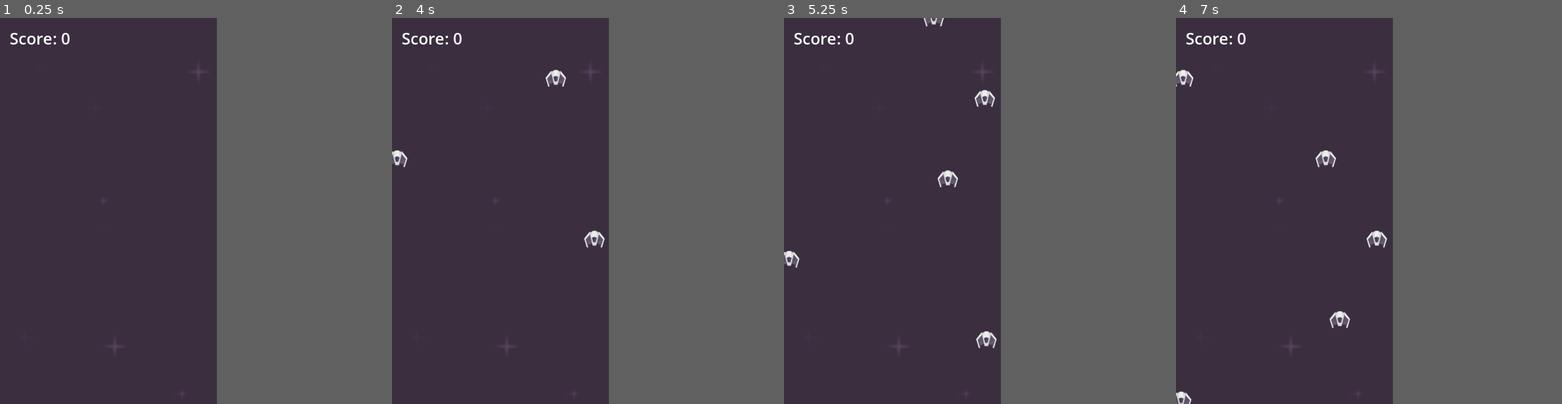
Above: before the commit, frames 1-4 (left to right).
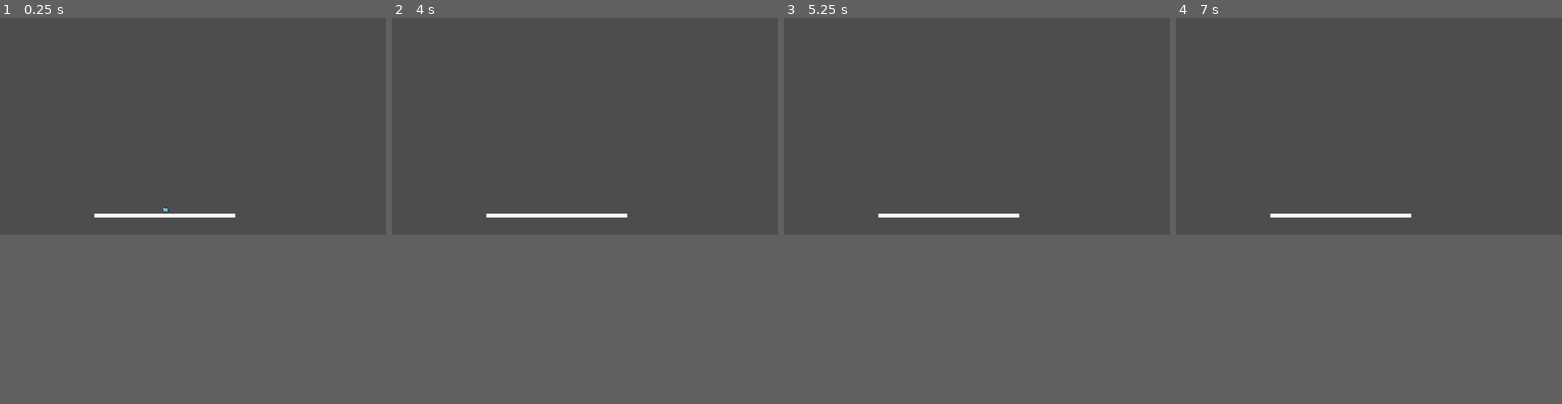
Above: after the commit, the same moments.

Repository: Doomn00b/Kewb
Game: Godot game, scene res://scenes/KewbTest1.tscn
Same seed, same stepped clock (60 frames per second), same inputs: the game is played once before the commit and once after it. Before the commit the project starts from res://scenes/Test.tscn.
Inputs (mouse positions are in pixels of both pictures, inside the frame that each line leads up to):
- Up to frame 1 (0.25 s): no input
- Up to frame 2 (4 s): tap Enter (ui_accept) at 0.5, 1.55, 2.1 s; move the mouse to (546, 191) at 0.52 s; hold X (charge) 0.53-1.28 s; hold Right (move_forward) 0.53-2.03 s; click (546, 191) at 0.6 s; tap Space (jump) at 0.77, 1.07, 1.52, 1.82, 2.3, 2.85, 3.02, 3.32, 3.77 s; move the mouse to (457, 230) at 1.27 s; tap X (charge) at 1.35 s; move the mouse to (523, 126) at 2.02 s; hold Left (move_back) 2.03-2.78 s; move the mouse to (488, 288) at 2.77 s; hold Right (move_forward) from 2.78 s (still down); click (488, 288) at 3.05 s; move the mouse to (565, 268) at 3.52 s; hold X (charge) from 3.53 s (still down); click (565, 268) at 3.6 s
- Up to frame 3 (5.25 s): tap Space (jump) at 4.07, 4.52, 4.82 s; move the mouse to (826, 153) at 4.27 s; release Right (move_forward) at 4.28 s; release X (charge) at 4.28 s; hold Left (move_back) 4.28-5.03 s; tap X (charge) at 4.35 s; tap Enter (ui_accept) at 4.55, 5.1 s; move the mouse to (903, 211) at 5.02 s; hold Right (move_forward) from 5.03 s (still down)
- Up to frame 4 (7 s): tap Space (jump) at 5.3, 6.02, 6.32, 6.77 s; move the mouse to (1253, 114) at 5.77 s; release Right (move_forward) at 5.78 s; hold Left (move_back) from 5.78 s (still down); click (1253, 114) at 5.85 s; move the mouse to (1330, 191) at 6.52 s; hold X (charge) from 6.53 s (still down)
In our replay, the window is 449x799 before the commit and 799x449 after it. These sizes can differ from the game's own. Grey fills any space a smaller window leaves; there, only what the larger window draws over its background counts as a difference.

The runs differ from the first frame. In frame 1, 32% of the frame differs, in the area x 0-61%, y 0-86%; in frame 2, 32%; in frame 3, 32%; in frame 4, 32%, in the area x 0-61%, y 0-100%.

Commit message:
Removed the space-shooter assets. Removed old test-scene, made new test-scene. Added a few graphics to tilesets and player.
CODING: put a lot of work into the player-movement script.

Diff:
--- /dev/null
+++ b/characters/Enemies/enemy.tscn
@@ -0,0 +1,19 @@
+[gd_scene load_steps=4 format=3 uid="uid://x6vcvfrs6qj1"]
+
+[ext_resource type="Script" uid="uid://dg04trhnnvuwl" path="res://characters/Enemies/enemy.gd" id="1_4gyqm"]
+[ext_resource type="Texture2D" uid="uid://cnw8e2jeoxe6p" path="res://characters/Player/kewb_fist.png" id="2_vq7lu"]
+
+[sub_resource type="RectangleShape2D" id="RectangleShape2D_ivycn"]
+
+[node name="Enemy" type="Area2D" groups=["enemyGroup"]]
+script = ExtResource("1_4gyqm")
+metadata/_edit_group_ = true
+
+[node name="NmyShipGraphic" type="Sprite2D" parent="."]
+texture = ExtResource("2_vq7lu")
+
+[node name="NmyCollisionShape2D" type="CollisionShape2D" parent="."]
+scale = Vector2(2.5, 2)
+shape = SubResource("RectangleShape2D_ivycn")
+
+[connection signal="area_entered" from="." to="." method="_on_area_entered"]
--- /dev/null
+++ b/characters/Player/fist.gd
@@ -0,0 +1,17 @@
+extends Area2D
+
+@export var speed: int = 200 #We create a new variable to define the speed. Pixels per second. It's visible in the editor.
+
+func _process(_delta):
+
+	#The position of the laser on the y-axis is based on our speed-variable.
+	self.position.x += speed * _delta #We make the position change independent of the frame-rate.
+
+#Pseudo-code: touches Enemy, destroys self and enemy.
+
+
+func _on_area_entered(_enemyArea: Area2D) -> void:
+	print("Punched an enemy!") # Message to make sure the fist-collision happens.
+	#If it hit an enemy.
+	if _enemyArea.is_in_group("enemyGroup"): #If the object is tagged with _enemyArea and is a part of the tag-group enemyGroup, then...
+		self.queue_free() #We remove the laser from memory, we destroy it.
--- /dev/null
+++ b/characters/Player/fist.tscn
@@ -0,0 +1,16 @@
+[gd_scene load_steps=4 format=3 uid="uid://58a8niagh30m"]
+
+[ext_resource type="Script" uid="uid://bcliilpxl0vs3" path="res://characters/Player/fist.gd" id="1_1mvdj"]
+[ext_resource type="Texture2D" uid="uid://cnw8e2jeoxe6p" path="res://characters/Player/kewb_fist.png" id="1_xnp1h"]
+
+[sub_resource type="RectangleShape2D" id="RectangleShape2D_xnp1h"]
+size = Vector2(8, 6)
+
+[node name="Area2D" type="Area2D"]
+script = ExtResource("1_1mvdj")
+
+[node name="Sprite2D" type="Sprite2D" parent="."]
+texture = ExtResource("1_xnp1h")
+
+[node name="CollisionShape2D" type="CollisionShape2D" parent="."]
+shape = SubResource("RectangleShape2D_xnp1h")
--- /dev/null
+++ b/characters/Player/player.gd
@@ -0,0 +1,116 @@
+class_name Player
+extends CharacterBody2D
+
+@export var fist_tscn: PackedScene #We make sure that the editor knows the fist-scene/prefab is a scene/prefab.
+
+const SPEED = 300.0
+const JUMP_VELOCITY = -400.0
+
+var move_dir : Vector2
+#var player_pos : Transform2D
+var is_grounded : bool = false #Boolean that tells if the player is grounded.
+var move_locked : bool = false #Boolean that says if the player can move.
+
+var walking_speed: int = 150
+var running_speed: int = 300
+
+ #These enums define the different movement-states player can have.
+enum MovementState {
+	IDLE,
+	WALKING,
+	RUNNING,
+	AIRBORNE,
+	UNDERWATER
+}
+var current_state = MovementState.IDLE #We make a new var to describe the basic state...Idle.
+
+
+
+#Physics Process Delta is a fixed Update, happens 60/1.
+func _physics_process(delta: float) -> void: #I picked physics, since this is movement.
+
+	#ASK TOM ABOUT THIS!
+	#player_pos = self.Transform2D #We create a new variable based on this objects Transform2D.
+
+	#--Guard-clause, if we're not supposed to move, then we can't use the controls.
+	if move_locked: #If the move_locked bool has become true (i.e we're in a locked state)...
+		return #...then don't do the below stuff.
+	#--Guard-clause END.
+
+	# Add the gravity.
+	_apply_gravity(delta)
+
+	# Player presses jump -> Kewb jumps.
+	if Input.is_action_just_pressed("jump") and is_on_floor():
+		velocity.y = JUMP_VELOCITY
+		is_grounded = false #We make sure to say the player isn't grounded.
+		print_debug("Player jumped")
+
+	if Input.is_action_pressed("charge"):
+		print_debug("player is holding charge")
+
+
+	# pseudocode - Player presses punch -> do punching-fist. (animation? Spawn arm?)
+	if Input.is_action_just_pressed("attack"): #If the player presses the shoot-action, then...
+		print_debug("Player attacked!")
+
+	#Below, we create a variable that determines the direction of the player, based on the
+	#input from our movement-actions.
+	# Get the input direction and handle the movement/deceleration.
+	move_dir = Input.get_vector("move_back", "move_forward", "move_up", "move_down")
+	if move_dir :
+		#velocity = move_dir * SPEED
+		velocity.x = move_dir.x * SPEED
+		#velocity.y = move_dir.y * SPEED
+		print_debug("Player moved")
+	else:
+		#velocity = move_toward(0, 0, SPEED)
+		velocity.x = move_toward(velocity.x, 0, SPEED)
+		#velocity.y = move_toward(velocity.y, 0, SPEED)
+
+	_apply_movement() #We run the movement-state switch.
+	move_and_slide()
+
+func _process(_delta: float) -> void: #Happens on every frame.
+	pass
+
+#These functions are called to turn on and off movement.
+func lock_movement():
+	move_locked = true #Turn off movement.
+	print_debug("Turned off movement.")
+func free_movement():
+	move_locked = false #Turn on movement.
+	print_debug("Turned ON movement.")
+
+func _apply_gravity(delta : float):
+	if not is_on_floor() : #Do I need MORE in the condition?
+		var gravity = get_gravity()
+		#velocity += gravity * delta
+		velocity.y += gravity.y * delta
+		#velocity.x += gravity.x * delta
+
+		#print_debug("Applying gravity.")
+
+	else: #Otherwise, we...
+		return #...don't do anything. (no gravity-application)
+
+func _apply_movement(): #Let's do a switch, aka a match, instead of 10k if-statements.
+	match MovementState :
+		MovementState.IDLE: #This would be a "case" in Unity.
+			pass
+		MovementState.WALKING:
+			pass
+		MovementState.RUNNING:
+			pass
+		MovementState.AIRBORNE:
+			pass
+		MovementState.UNDERWATER:
+			pass
+
+
+#The below is for killing the player.
+func _on_area_entered(_enemyArea: Area2D) -> void: #If something tagged _enemyArea enters the plater-ships collider, then..
+	if _enemyArea.is_in_group("enemyGroup"):
+		self.queue_free() #...destroy the Player by removing from memory.
+		print_debug("Player died.")
+		GameState.is_game_over = true
--- /dev/null
+++ b/characters/Player/player.tscn
@@ -0,0 +1,21 @@
+[gd_scene load_steps=4 format=3 uid="uid://ck072mpnnrudx"]
+
+[ext_resource type="Script" uid="uid://cuud1isgaumx" path="res://characters/Player/player.gd" id="1_vb825"]
+[ext_resource type="Texture2D" uid="uid://bl6ohy5ajilrb" path="res://characters/Player/kewb_sprite.png" id="2_8gp0o"]
+
+[sub_resource type="RectangleShape2D" id="RectangleShape2D_j7dd2"]
+size = Vector2(10.38961, 14.545391)
+
+[node name="Player" type="CharacterBody2D" groups=["playerGroup"]]
+script = ExtResource("1_vb825")
+metadata/_edit_group_ = true
+
+[node name="KewbGraphic" type="Sprite2D" parent="."]
+texture = ExtResource("2_8gp0o")
+
+[node name="CollisionShape2D" type="CollisionShape2D" parent="."]
+modulate = Color(0.9831343, 0.25027704, 0.99999994, 1)
+self_modulate = Color(1, 0.79607844, 1, 1)
+position = Vector2(3.5762787e-07, 7.1525574e-07)
+scale = Vector2(3.08, 2.2000098)
+shape = SubResource("RectangleShape2D_j7dd2")
--- a/characters/enemy.tscn
+++ /dev/null
@@ -1,20 +0,0 @@
-[gd_scene load_steps=4 format=3 uid="uid://x6vcvfrs6qj1"]
-
-[ext_resource type="Script" uid="uid://dg04trhnnvuwl" path="res://characters/enemy.gd" id="1_4gyqm"]
-[ext_resource type="Texture2D" uid="uid://da2x62jvkmpim" path="res://kenney_space-shooter-redux/PNG/Enemies/enemyBlack3.png" id="2_qi2p4"]
-
-[sub_resource type="RectangleShape2D" id="RectangleShape2D_ivycn"]
-
-[node name="Enemy" type="Area2D" groups=["enemyGroup"]]
-script = ExtResource("1_4gyqm")
-metadata/_edit_group_ = true
-
-[node name="NmyShipGraphic" type="Sprite2D" parent="."]
-scale = Vector2(0.5, 0.5)
-texture = ExtResource("2_qi2p4")
-
-[node name="NmyCollisionShape2D" type="CollisionShape2D" parent="."]
-scale = Vector2(2.5, 2)
-shape = SubResource("RectangleShape2D_ivycn")
-
-[connection signal="area_entered" from="." to="." method="_on_area_entered"]
--- a/characters/player.gd
+++ /dev/null
@@ -1,78 +0,0 @@
-extends CharacterBody2D
-
-@export var fist_tscn: PackedScene #We make sure that the editor knows the fist-scene/prefab is a scene/prefab.
-
-const SPEED = 300.0
-const JUMP_VELOCITY = -400.0
-
-var move_dir : Vector2
-var player_pos : Transform2D
-var is_grounded : bool = false #Boolean that tells if the player is grounded.
-var move_locked : bool = false #Boolean that says if the player can move.
-
-#Physics Process Delta is a fixed Update, happens 60/1.
-func _physics_process(_delta: float) -> void: #I picked physics, since this is movement.
-
-	player_pos = self.Transform2D #We create a new variable based on this objects Transform2D.
-
-	#Guard-clause, if we're not supposed to move, then we can't use the controls.
-	if move_locked: #If the move_locked bool has become true (i.e we're in a locked state)...
-		return #...then don't do the below stuff.
-	#Guard-clause END.
-
-	# Add the gravity.
-	if not is_on_floor():
-		velocity += get_gravity() * _delta
-
-	# Player presses jump -> Kewb jumps.
-	if Input.is_action_just_pressed("jump") and is_on_floor():
-		velocity.y = JUMP_VELOCITY
-		print("Player jumped")
-
-	#Below, we create a variable that determines the direction of the player, based on the
-	#input from our movement-actions.
-	# Get the input direction and handle the movement/deceleration.
-	move_dir = Input.get_vector("move_back", "move_forward", "move_down", "move_up")
-	if move_dir:
-		velocity.x = move_dir.x * SPEED
-		velocity.y = move_dir.y * SPEED
-	else:
-		velocity.x = move_toward(velocity.x, 0, SPEED)
-		velocity.y = move_toward(velocity.y, 0, SPEED)
-
-	move_and_slide()
-#END godots own
-
-
-
-	if Input.is_action_pressed("charge"):
-		print("player is holding charge")
-		pass
-
-	# pseudocode - Player presses punch -> do punching-fist. (animation? Spawn arm?)
-	if Input.is_action_just_pressed("attack"): #If the player presses the shoot-action, then...
-		print("Player attacked!")
-
-		#The below may need to be revised... since it's probably better to make this an animation.
-		var new_fist = fist_tscn.instantiate()
-		add_child(new_fist) #We make the fist a child of the player (it belongs to him).
-		new_fist.position = self.position #We make the laser-children spawn at the player-ship.
-		pass
-
-
-func _process(_delta: float) -> void: #Happens on every frame.
-	pass
-
-#These functions are called to turn on and off movement.
-func lock_movement():
-	move_locked = true #Turn off movement.
-func free_movement():
-	move_locked = false #Turn on movement.
-
-
-#The below is for killing the player.
-func _on_area_entered(_enemyArea: Area2D) -> void: #If something tagged _enemyArea enters the plater-ships collider, then..
-	if _enemyArea.is_in_group("enemyGroup"):
-		self.queue_free() #...destroy the Player by removing from memory.
-
-		GameState.is_game_over = true
--- a/characters/player.tscn
+++ /dev/null
@@ -1,22 +0,0 @@
-[gd_scene load_steps=4 format=3 uid="uid://ck072mpnnrudx"]
-
-[ext_resource type="Script" uid="uid://cuud1isgaumx" path="res://characters/player.gd" id="1_vb825"]
-[ext_resource type="Texture2D" uid="uid://bchkgp72gl73i" path="res://kenney_space-shooter-redux/PNG/playerShip2_orange.png" id="3_l48on"]
-
-[sub_resource type="CircleShape2D" id="CircleShape2D_q1uvj"]
-radius = 12.019538
-
-[node name="Player" type="CharacterBody2D" groups=["playerGroup"]]
-script = ExtResource("1_vb825")
-metadata/_edit_group_ = true
-
-[node name="KewbGraphic" type="Sprite2D" parent="."]
-scale = Vector2(0.65, 0.65)
-texture = ExtResource("3_l48on")
-
-[node name="CollisionShape2D" type="CollisionShape2D" parent="."]
-modulate = Color(0.9831343, 0.25027704, 0.99999994, 1)
-self_modulate = Color(1, 0.79607844, 1, 1)
-position = Vector2(0, 1.9999998)
-scale = Vector2(3.08, 2.2000098)
-shape = SubResource("CircleShape2D_q1uvj")
--- a/game_state.gd
+++ b/game_state.gd
@@ -7,7 +7,7 @@
 # Called every frame. 'delta' is the elapsed time since the previous frame.
 func _process(_delta: float) -> void:
 	if Input.is_action_just_pressed("ui_accept") and GameState.is_game_over:
-		print("enter has been pressed")
+		print_debug("enter has been pressed")
 		#Reload the scene.
 		get_tree().reload_current_scene() #We get the whole tree, everything in every scene.
 		#And then we reload the current scene, aka level.
@@ -16,3 +16,4 @@
 func reset_values(): #Because you died, but you're restarting...
 	#score = 0
 	is_game_over = false
+	print_debug("Turned off movement.")
--- a/project.godot
+++ b/project.godot
@@ -11,7 +11,7 @@
 [application]
 
 config/name="Kewb"
-run/main_scene="uid://cyipprkswmejv"
+run/main_scene="uid://catv4gbu1rp2n"
 config/features=PackedStringArray("4.5", "Mobile")
 config/icon="res://icon.svg"
 
@@ -21,8 +21,9 @@
 
 [display]
 
-window/size/viewport_width=540
-window/size/viewport_height=960
+window/size/viewport_width=1920
+window/size/viewport_height=1080
+window/stretch/scale_mode="integer"
 
 [input]
 
@@ -66,6 +67,10 @@
 ]
 }
 
+[layer_names]
+
+2d_physics/layer_1="Ground"
+
 [rendering]
 
 renderer/rendering_method="mobile"
--- a/scenes/KewbTest1.tscn
+++ b/scenes/KewbTest1.tscn
@@ -1,7 +1,49 @@
-[gd_scene load_steps=2 format=3 uid="uid://catv4gbu1rp2n"]
+[gd_scene load_steps=7 format=3 uid="uid://catv4gbu1rp2n"]
 
-[ext_resource type="PackedScene" uid="uid://ck072mpnnrudx" path="res://characters/player.tscn" id="1_34yvf"]
+[ext_resource type="PackedScene" uid="uid://ck072mpnnrudx" path="res://characters/Player/player.tscn" id="1_34yvf"]
+[ext_resource type="PackedScene" uid="uid://58a8niagh30m" path="res://characters/Player/fist.tscn" id="2_s1t1n"]
+[ext_resource type="Script" uid="uid://csryygu8ef6y5" path="res://enemy_spawner.gd" id="3_78frg"]
+[ext_resource type="PackedScene" uid="uid://x6vcvfrs6qj1" path="res://characters/Enemies/enemy.tscn" id="4_mg0xd"]
+
+[sub_resource type="RectangleShape2D" id="RectangleShape2D_34yvf"]
+
+[sub_resource type="RectangleShape2D" id="RectangleShape2D_mg0xd"]
+size = Vector2(66, 136)
 
 [node name="MainNode2D" type="Node2D"]
 
 [node name="Player" parent="." instance=ExtResource("1_34yvf")]
+position = Vector2(822, 925)
+disable_mode = 2
+fist_tscn = ExtResource("2_s1t1n")
+
+[node name="EnemySpawner" type="Node2D" parent="."]
+script = ExtResource("3_78frg")
+enemy_tscn = ExtResource("4_mg0xd")
+
+[node name="Platform" type="StaticBody2D" parent="."]
+position = Vector2(820, 984)
+scale = Vector2(35, 1)
+metadata/_edit_group_ = true
+
+[node name="ColorRect" type="ColorRect" parent="Platform"]
+anchors_preset = 5
+anchor_left = 0.5
+anchor_right = 0.5
+offset_left = -9.942858
+offset_top = -10.0
+offset_right = 6.0571423
+offset_bottom = -9.0
+grow_horizontal = 2
+scale = Vector2(1.2502857, 18.920008)
+
+[node name="CollisionShape2D" type="CollisionShape2D" parent="Platform"]
+shape = SubResource("RectangleShape2D_34yvf")
+
+[node name="TestBlock_RigidBody2D" type="RigidBody2D" parent="."]
+position = Vector2(554, 788)
+metadata/_edit_group_ = true
+
+[node name="CollisionShape2D" type="CollisionShape2D" parent="TestBlock_RigidBody2D"]
+position = Vector2(23, 58)
+shape = SubResource("RectangleShape2D_mg0xd")
--- a/scenes/Test.tscn
+++ /dev/null
@@ -1,50 +0,0 @@
-[gd_scene load_steps=8 format=3 uid="uid://cyipprkswmejv"]
-
-[ext_resource type="Texture2D" uid="uid://cywk4ed85xmkm" path="res://kenney_space-shooter-redux/Backgrounds/darkPurple.png" id="1_myinc"]
-[ext_resource type="PackedScene" uid="uid://x6vcvfrs6qj1" path="res://characters/enemy.tscn" id="5_aq4fw"]
-[ext_resource type="Script" uid="uid://csryygu8ef6y5" path="res://enemy_spawner.gd" id="6_ivycn"]
-[ext_resource type="Script" uid="uid://cwhaln7th3c22" path="res://score_label.gd" id="7_q1uvj"]
-[ext_resource type="Script" uid="uid://igjovyck8yfv" path="res://game_over_label.gd" id="8_qs82m"]
-
-[sub_resource type="LabelSettings" id="LabelSettings_ivycn"]
-font_size = 40
-
-[sub_resource type="LabelSettings" id="LabelSettings_q1uvj"]
-font_size = 52
-
-[node name="Main" type="Node2D"]
-
-[node name="SpaceBackground" type="Sprite2D" parent="."]
-position = Vector2(264, 454)
-scale = Vector2(4.1640625, 4.1640625)
-texture = ExtResource("1_myinc")
-metadata/_edit_lock_ = true
-
-[node name="EnemySpawner" type="Node2D" parent="."]
-script = ExtResource("6_ivycn")
-enemy_tscn = ExtResource("5_aq4fw")
-metadata/_edit_group_ = true
-
-[node name="Timer" type="Timer" parent="EnemySpawner"]
-autostart = true
-
-[node name="ScoreLabel" type="Label" parent="."]
-offset_left = 24.0
-offset_top = 23.0
-offset_right = 175.0
-offset_bottom = 78.0
-text = "Score: 0"
-label_settings = SubResource("LabelSettings_ivycn")
-script = ExtResource("7_q1uvj")
-
-[node name="GameOverLabel" type="Label" parent="."]
-visible = false
-offset_right = 539.0
-offset_bottom = 961.0
-text = "GAME OVER!"
-label_settings = SubResource("LabelSettings_q1uvj")
-horizontal_alignment = 1
-vertical_alignment = 1
-script = ExtResource("8_qs82m")
-
-[connection signal="timeout" from="EnemySpawner/Timer" to="EnemySpawner" method="spawn_enemy_ship"]
Binary file added: Tilesets/Gargoyle-block.aseprite
Binary file added: Tilesets/kewb-tiles.aseprite
Binary file added: Tilesets/kewb-tiles_blue.aseprite
Binary file added: Tilesets/kewb-tiles_brown.aseprite
Renamed: characters/enemy.gd -> characters/Enemies/enemy.gd
Renamed: characters/enemy.gd.uid -> characters/Enemies/enemy.gd.uid
Not shown, added: characters/Player/fist.gd.uid
Binary file added: characters/Player/kewb.aseprite
Binary file added: characters/Player/kewb_fist.png
Not shown, added: characters/Player/kewb_fist.png.import
Binary file added: characters/Player/kewb_sprite.png
Not shown, added: characters/Player/kewb_sprite.png.import
(and 636 more such lines)
